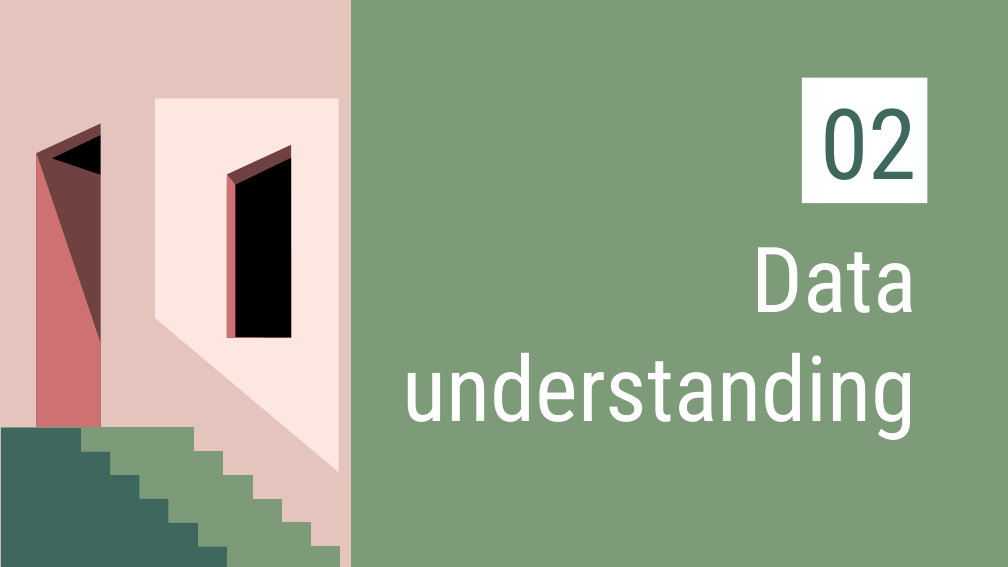
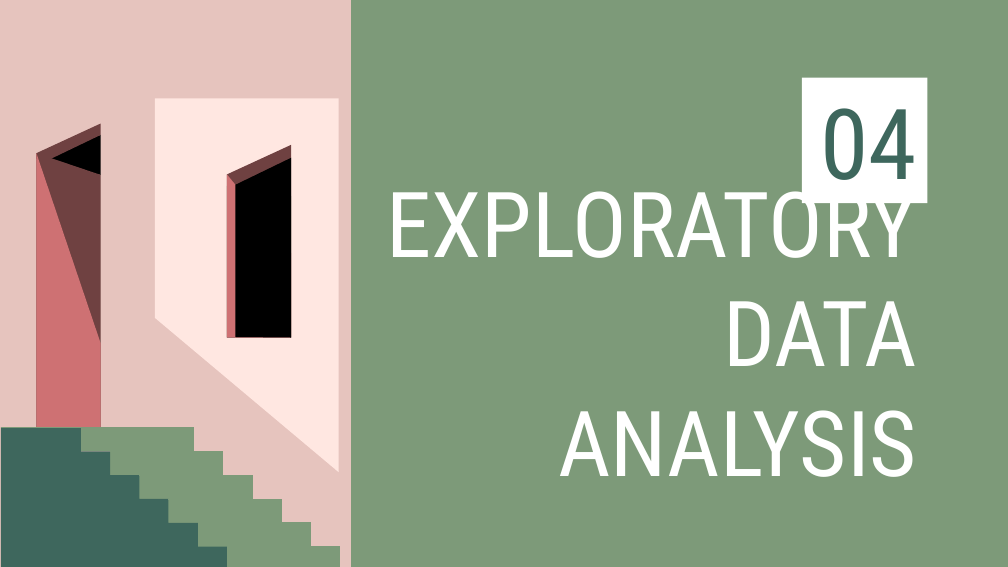
Before and after one commit to satriasaid/studentperfpy, a slide deck: slide 14 of [apt_rent] FinPro_DS32_FinPro_Satria Herlambang Pamungkas Said.pptx (slide 13 before the commit). Drawn at 1008x567 pixels with LibreOffice and Linux fonts; fonts in the diff are those of the drawing. Boxes give left, top, right and bottom in pixels: in the first picture for what was removed or moved away, otherwise in the second. Text is boxed around its words. In the diff, an @@ line names an element or a change of style, - is before the commit and + after.

```diff
--- a/[apt_rent] FinPro_DS32_FinPro_Satria Herlambang Pamungkas Said.pptx
+++ b/[apt_rent] FinPro_DS32_FinPro_Satria Herlambang Pamungkas Said.pptx
@@ title at (x1=821, y1=108, x2=918, y2=180): text changed @@
-02
+04
@@ title at (x1=386, y1=174, x2=917, y2=477): text changed @@
-Data understanding
+EXPLORATORY DATA ANALYSIS
```
Also in this commit, not shown: 5 other slides changed, 3 slides added, 1 other file.
